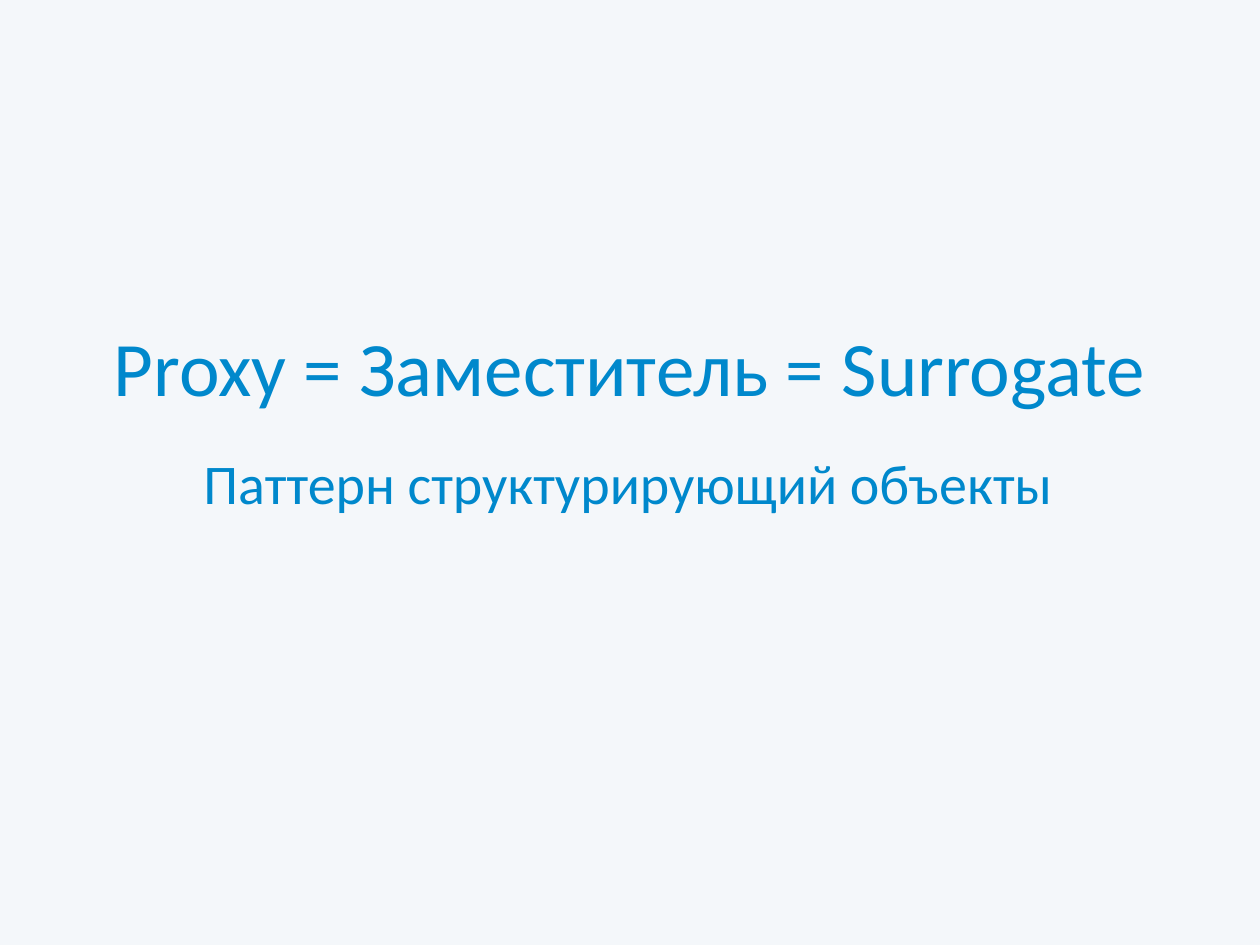
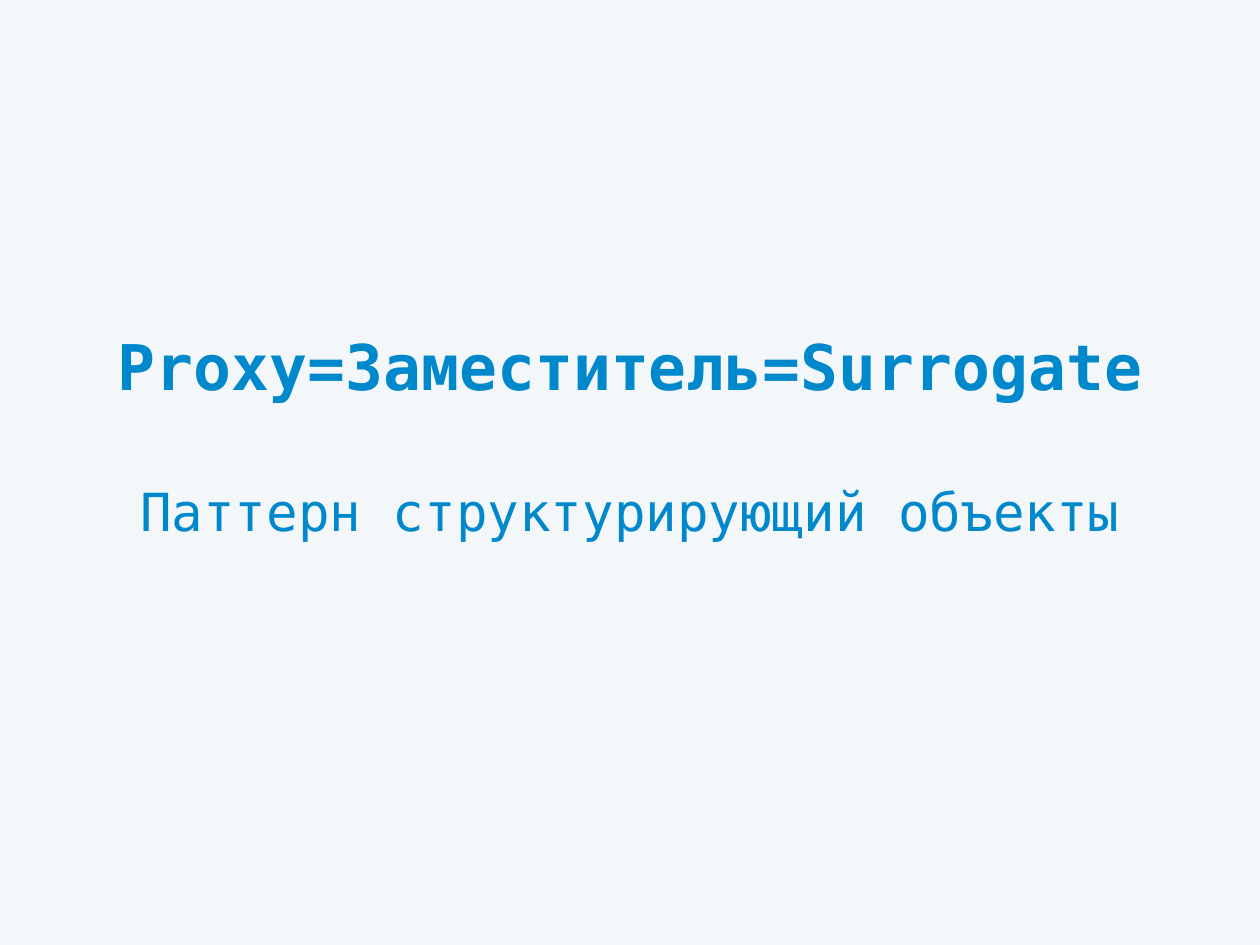
Before and after one commit to dipiash/proxy_pattern, a slide deck: slide 1 of Presentation.pptx. Drawn at 1260x945 pixels with LibreOffice and Linux fonts; fonts in the diff are those of the drawing. Boxes give left, top, right and bottom in pixels: in the first picture for what was removed or moved away, otherwise in the second. Text is boxed around its words. In the diff, an @@ line names an element or a change of style, - is before the commit and + after.

```diff
--- a/Presentation.pptx
+++ b/Presentation.pptx
@@ title at bbox=[118, 343, 1142, 403]: text changed; size 44 to 36 pt; font Calibri to DejaVu Sans Mono; bold on @@
-Proxy = Заместитель = Surrogate
+Proxy=Заместитель=Surrogate
@@ subtitle "Паттерн структурирующий объекты": place and size @@
-subtitle "Паттерн структурирующий объекты" at bbox=[203, 466, 1052, 514]
+subtitle "Паттерн структурирующий объекты" at bbox=[140, 489, 1119, 542]
@@ subtitle "Паттерн структурирующий объекты" at bbox=[140, 489, 1119, 542]: size 32 to 30 pt, font Calibri to DejaVu Sans Mono; more space between paragraphs @@
```
Also in this commit, not shown: 7 other slides changed, 3 slides added.
